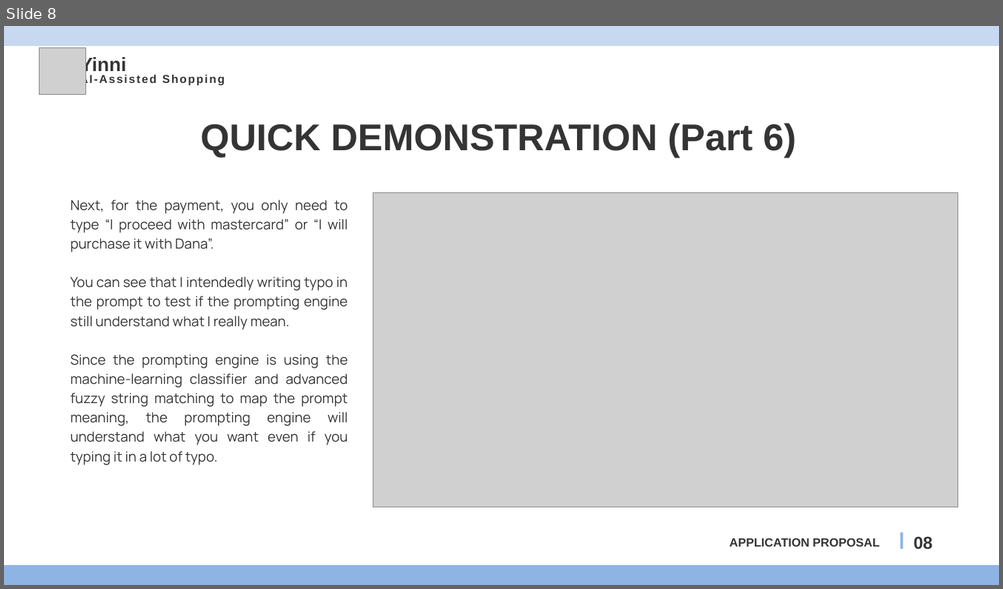
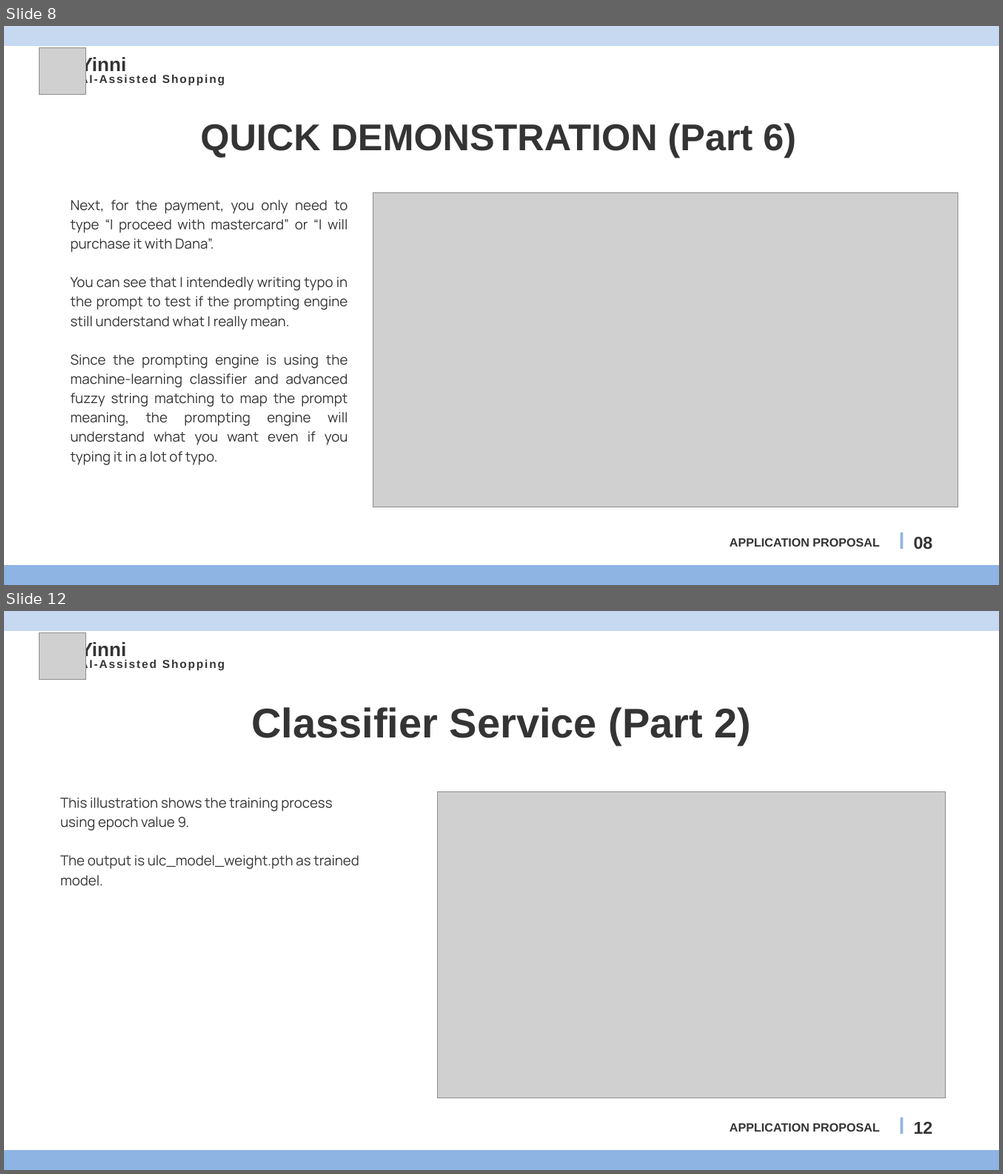
Before and after one commit to azzamt11/yinni_backend, a slide deck: yinni_app_proposal.pptx. Shown one above the other, each under a label of ours: slide 8 before the commit, slides 8 and 12 after it; the slides between them are not shown. The pictures are 1003x589 and 1003x1174 pixels, drawn with LibreOffice and Linux fonts; fonts in the diff are those of the drawing; grey boxes stand for pictures. Boxes give left, top, right and bottom in pixels: in the first picture for what was removed or moved away, otherwise in the second. Text is boxed around its words. In the diff, an @@ line names an element or a change of style, - is before the commit and + after.

```diff
--- a/yinni_app_proposal.pptx
+++ b/yinni_app_proposal.pptx
@@ slide 12 added at bbox=[4, 611, 999, 1170], background #FFFFFF @@
@@ freeform shape added at bbox=[4, 611, 999, 631], fill #C6D9F1 @@
@@ picture added at bbox=[39, 632, 85, 679] @@
@@ text added at bbox=[80, 640, 127, 660], 28 pt, text #343434, bold @@
+Yinni
@@ text added at bbox=[79, 658, 225, 670], 16.5 pt, text #343434, bold @@
+AI-Assisted Shopping
@@ text added at bbox=[251, 707, 751, 746], 60 pt, text #343434, bold @@
+Classifier Service (Part 2)
@@ text added at bbox=[60, 797, 359, 886], 20 pt, text #343434 @@
+This illustration shows the training process using epoch value 9.
+The output is ulc_model_weight.pth as trained model.
@@ picture added at bbox=[437, 792, 945, 1098] @@
@@ line added from (901, 1118) to (901, 1134), #8EB4E3 4 pt @@
@@ text added at bbox=[729, 1123, 879, 1132], 17.3 pt, text #343434, bold @@
+APPLICATION PROPOSAL
@@ text added at bbox=[913, 1122, 933, 1134], 25 pt, text #343434, bold @@
+12
@@ freeform shape added at bbox=[4, 1150, 999, 1170], fill #8EB4E3 @@
```
Also in this commit, not shown: 4 slides changed, 4 other slides added, 1 other file.
